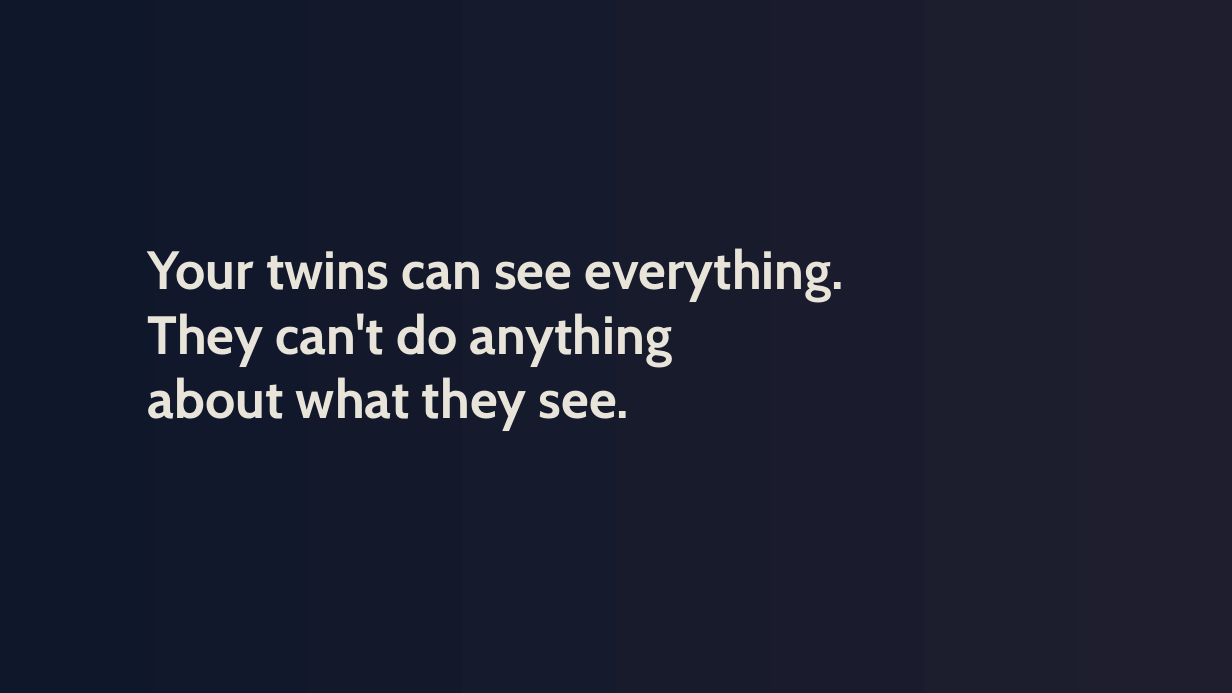
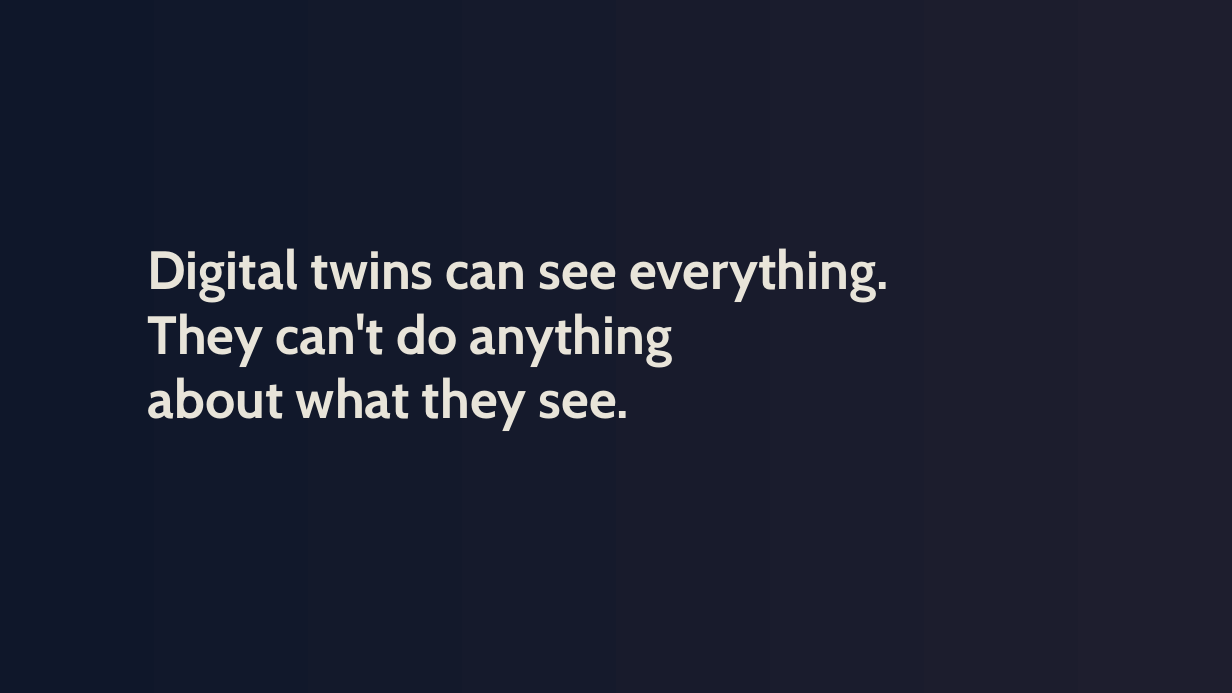
Before and after one commit to Anthony50102/MicroUSPresentation, a slide deck: slide 5 of presentation/presentation-v4-gradient-noir.pptx (slide 2 before the commit). Drawn at 1232x693 pixels with LibreOffice and Linux fonts; fonts in the diff are those of the drawing. Boxes give left, top, right and bottom in pixels: in the first picture for what was removed or moved away, otherwise in the second. Text is boxed around its words. In the diff, an @@ line names an element or a change of style, - is before the commit and + after.

```diff
--- a/presentation/presentation-v4-gradient-noir.pptx
+++ b/presentation/presentation-v4-gradient-noir.pptx
@@ text at bbox=[148, 248, 888, 431]: text changed @@
-Your twins can see everything.
-They can't do anything
-about what they see.
+Digital twins can see everything.
+They can't do anything
+about what they see.
```
Also in this commit, not shown: 12 other slides changed, 3 other files.
